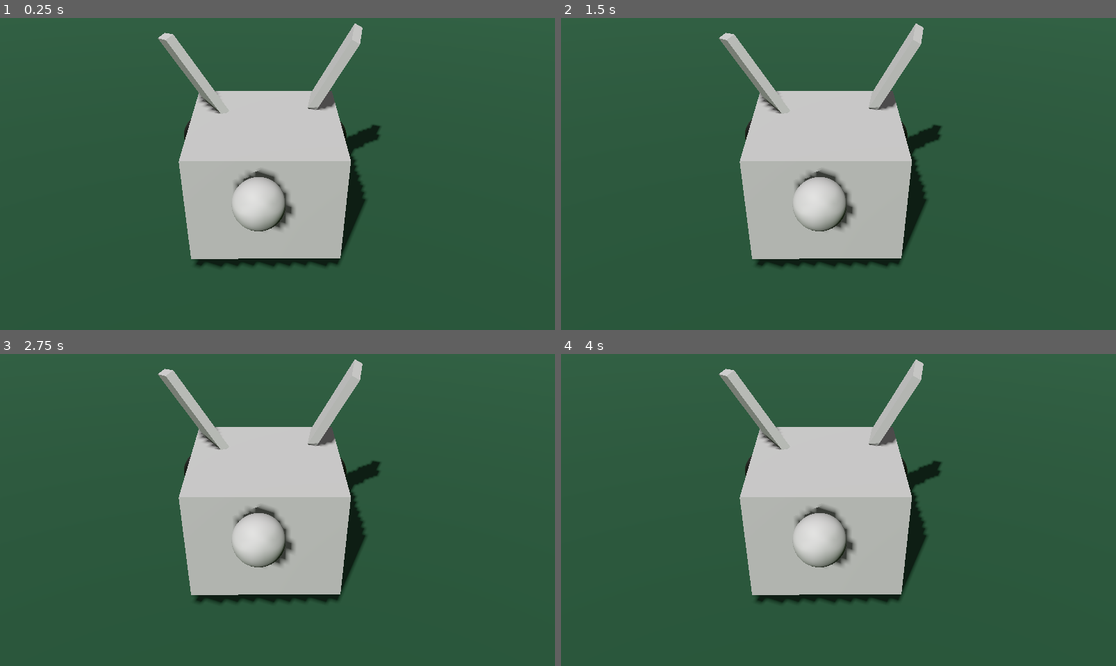
Above: before the commit, frames 1-4 (two rows, left to right).
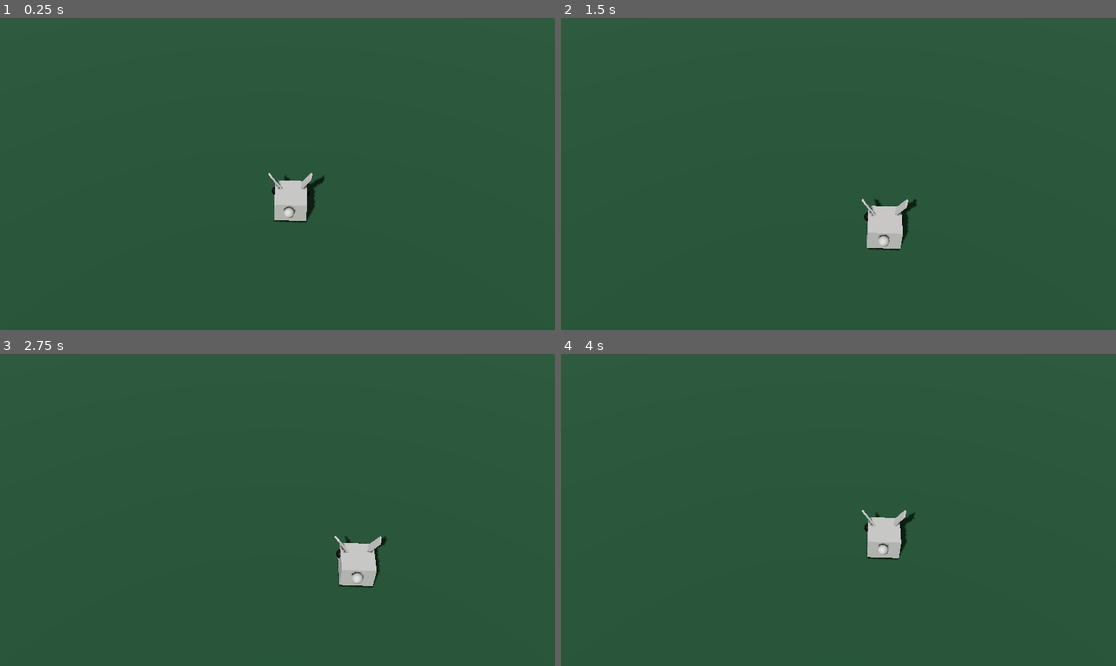
Above: after the commit, the same moments.

Repository: unblinky/danger-dodger-plus
Game: Godot game, scene res://Main/Main.tscn
The game is run twice, just before and just after one commit, with the same random seed, the same clock (stepped at 60 frames per second) and the same inputs.
Inputs:
- Up to frame 1 (0.25 s): no input
- Up to frame 2 (1.5 s): tap Enter at 0.5 s; hold D (move_right) 0.53-1.28 s; tap Space at 1.25 s; hold S (move_down) from 1.28 s (still down)
- Up to frame 3 (2.75 s): tap Enter at 2 s; release S (move_down) at 2.03 s; hold D (move_right) from 2.03 s (still down)
- Up to frame 4 (4 s): tap Space at 2.75 s; release D (move_right) at 2.78 s; hold W (move_up) 2.78-3.53 s; tap Enter at 3.5 s; hold A (move_left) from 3.53 s (still down)

The runs differ from the first frame. In frame 1, 17% of the frame differs, in the area x 28-69%, y 1-80%; in frame 2, 17%; in frame 3, 19%, in the area x 28-70%, y 1-80%; in frame 4, 17%.

Commit message:
Animal controls.

Diff:
--- a/Code/Animal/Animal.gd
+++ b/Code/Animal/Animal.gd
@@ -1,12 +1,19 @@
 extends Node3D
 class_name Animal
 
-
-# Called when the node enters the scene tree for the first time.
-func _ready() -> void:
-	pass # Replace with function body.
+var leap_distance = 1.0
 
 
 # Called every frame. 'delta' is the elapsed time since the previous frame.
 func _process(delta: float) -> void:
-	pass
+	if Input.is_action_just_pressed("move_left"):
+		position.x -= leap_distance
+
+	if Input.is_action_just_pressed("move_right"):
+		position.x += leap_distance
+
+	if Input.is_action_just_pressed("move_up"):
+		position.z -= leap_distance # Forward.
+
+	if Input.is_action_just_pressed("move_down"):
+		position.z += leap_distance # Backward.
--- a/Code/Main/Main.tscn
+++ b/Code/Main/Main.tscn
@@ -35,7 +35,7 @@
 [node name="Animal" parent="." unique_id=1611622270 instance=ExtResource("2_83ytx")]
 
 [node name="Camera3D" type="Camera3D" parent="." unique_id=921068242]
-transform = Transform3D(0.9998393, 0.0036444657, -0.017548375, 0.006671547, 0.8330673, 0.5531316, 0.016634844, -0.5531598, 0.83290917, 0.03184474, 2.3227277, 2.8469079)
+transform = Transform3D(0.99916553, -0.030007206, 0.027710235, 4.656613e-10, 0.6784291, 0.7346659, -0.040844698, -0.73405284, 0.67786294, -0.015523285, 12.108255, 9.615161)
 fov = 36.227673
 
 [node name="Ground" type="MeshInstance3D" parent="." unique_id=706901599]
